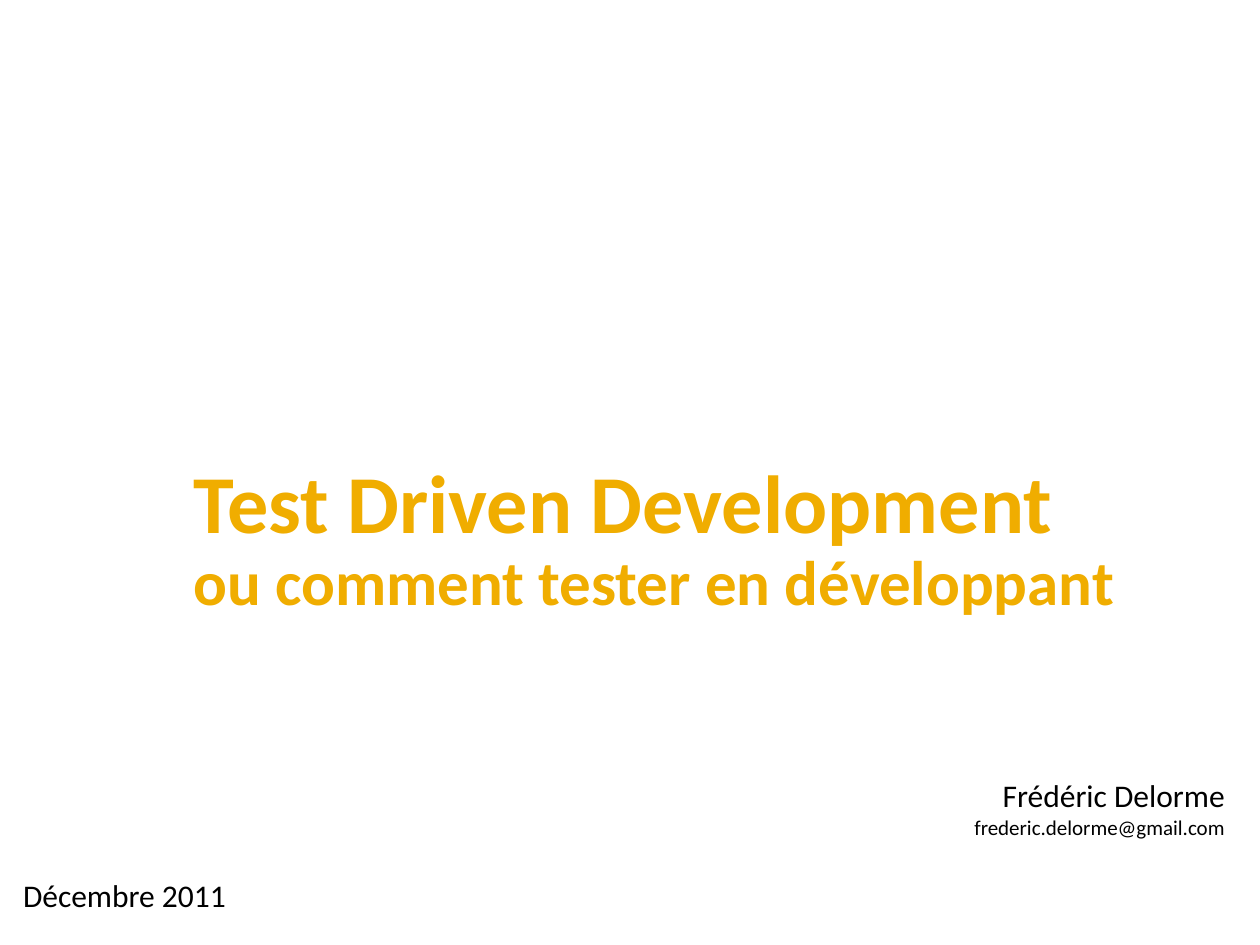
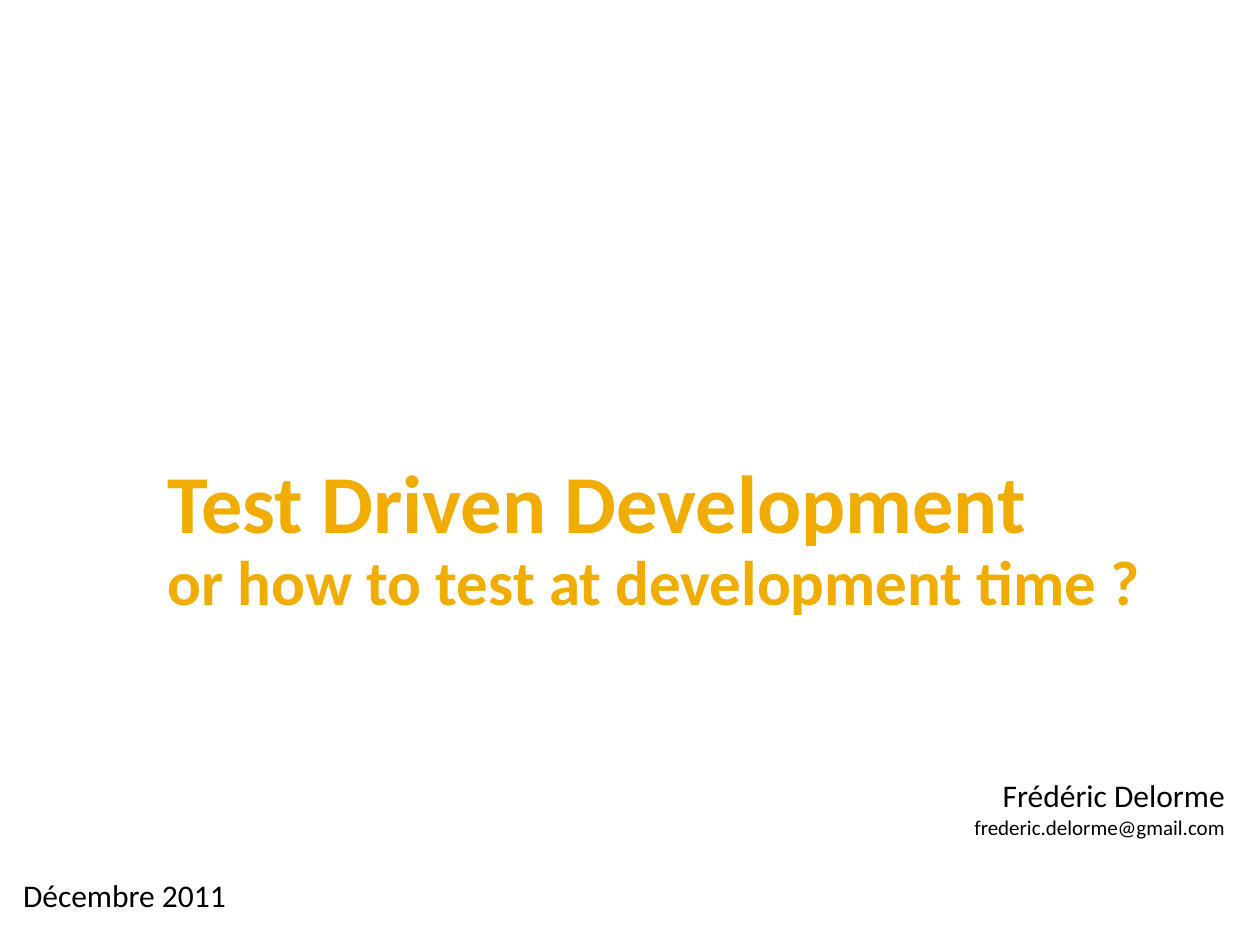
Before and after one commit to mcgivrer/JunitTddTutorial, a slide deck: slide 1 of docs/Test Driven Development_v0.2_20121221.odp. Drawn at 1260x945 pixels with LibreOffice and Linux fonts; fonts in the diff are those of the drawing; background and template pictures are left out. Boxes give left, top, right and bottom in pixels: in the first picture for what was removed or moved away, otherwise in the second. Text is boxed around its words. In the diff, an @@ line names an element or a change of style, - is before the commit and + after.

```diff
--- a/docs/Test Driven Development_v0.2_20121221.odp
+++ b/docs/Test Driven Development_v0.2_20121221.odp
@@ title at <box>167,475,1097,615</box>: text changed @@
-Test Driven Development
-ou comment tester en développant
+Test Driven Development
+or how to test at development time ?
```
Also in this commit, not shown: 2 other slides changed, 2 slides added, 2 slides removed, 1 other file.
